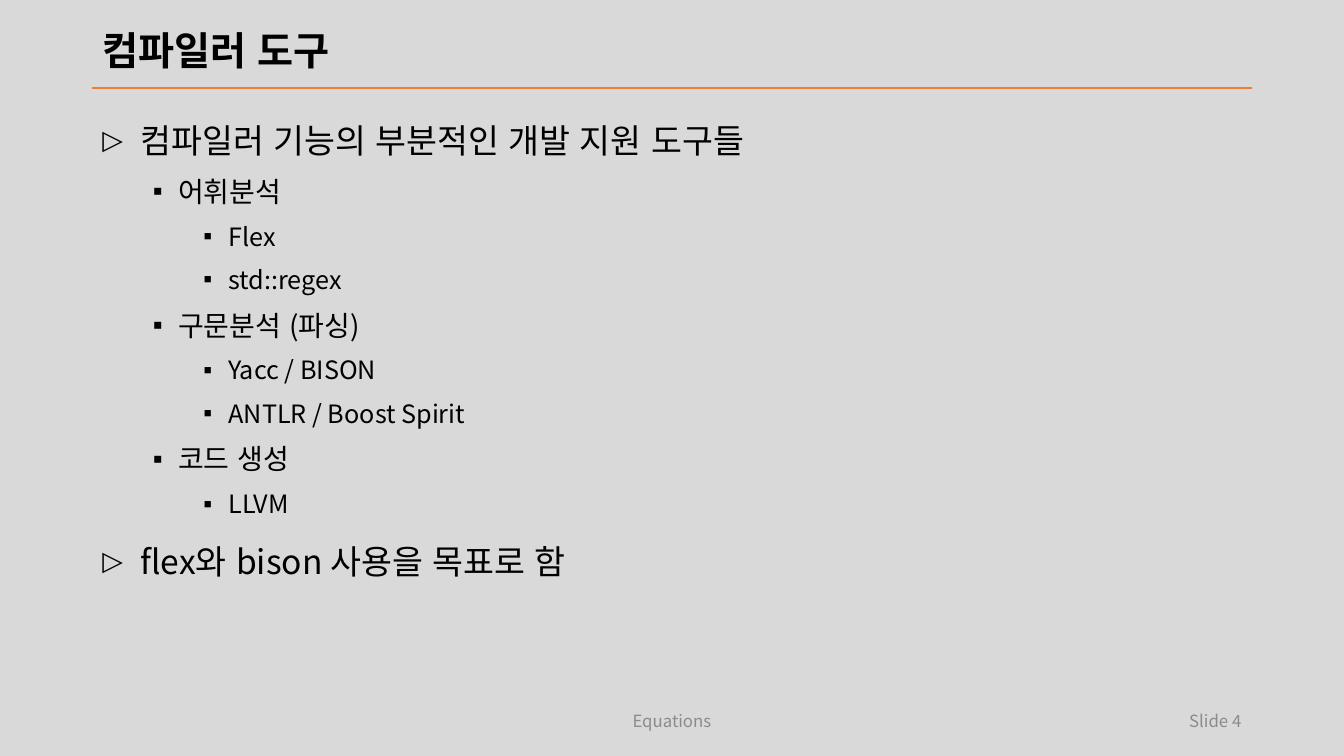
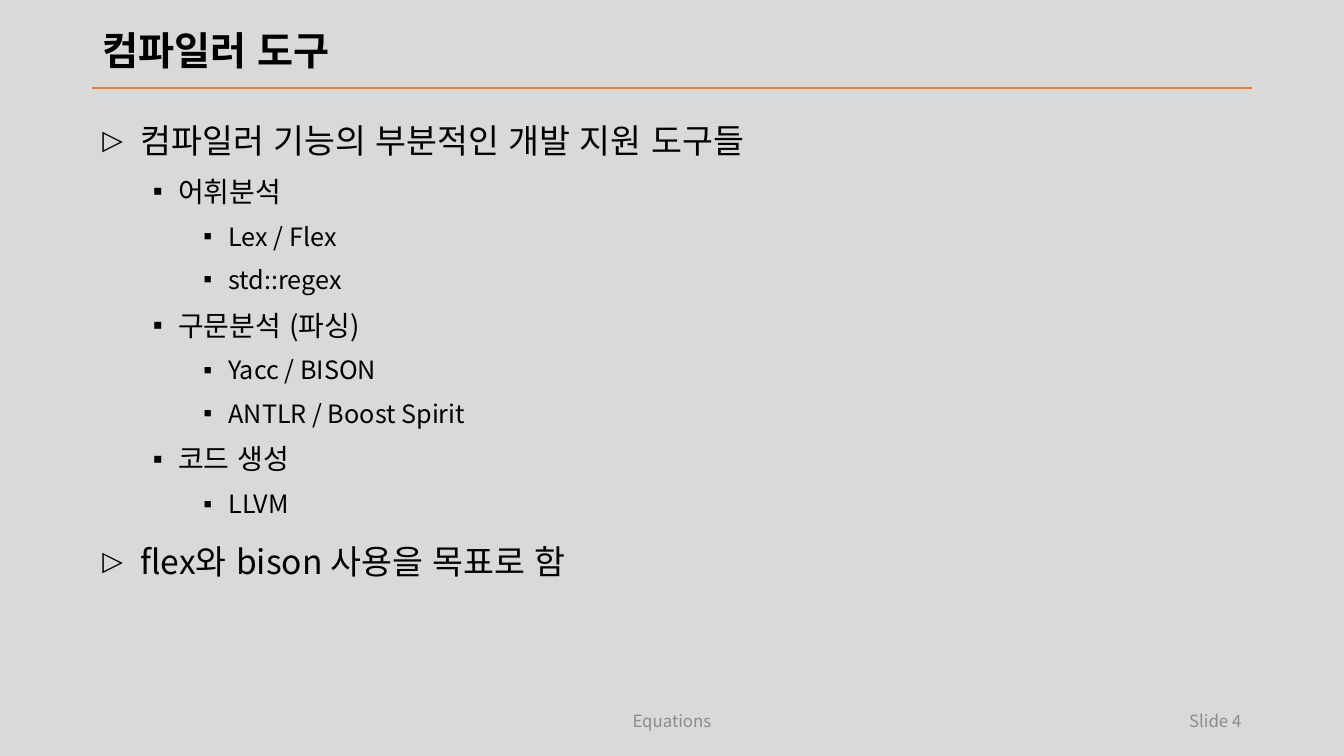
Before and after one commit to laxtools/article, a slide deck: slide 4 of programming/compiler/lecture/note.pptx. Drawn at 1344x756 pixels with LibreOffice and Linux fonts; fonts in the diff are those of the drawing. Boxes give left, top, right and bottom in pixels: in the first picture for what was removed or moved away, otherwise in the second. Text is boxed around its words. In the diff, an @@ line names an element or a change of style, - is before the commit and + after.

Commit message:
컴파일러 세미나.

```diff
--- a/programming/compiler/lecture/note.pptx
+++ b/programming/compiler/lecture/note.pptx
@@ text at bbox=[228, 226, 336, 247]: text changed @@
-    ▪ Flex
+    ▪ Lex / Flex
```
Also in this commit, not shown: 9 other slides changed, 43 slides added, 1 slide removed, 1 other file.
